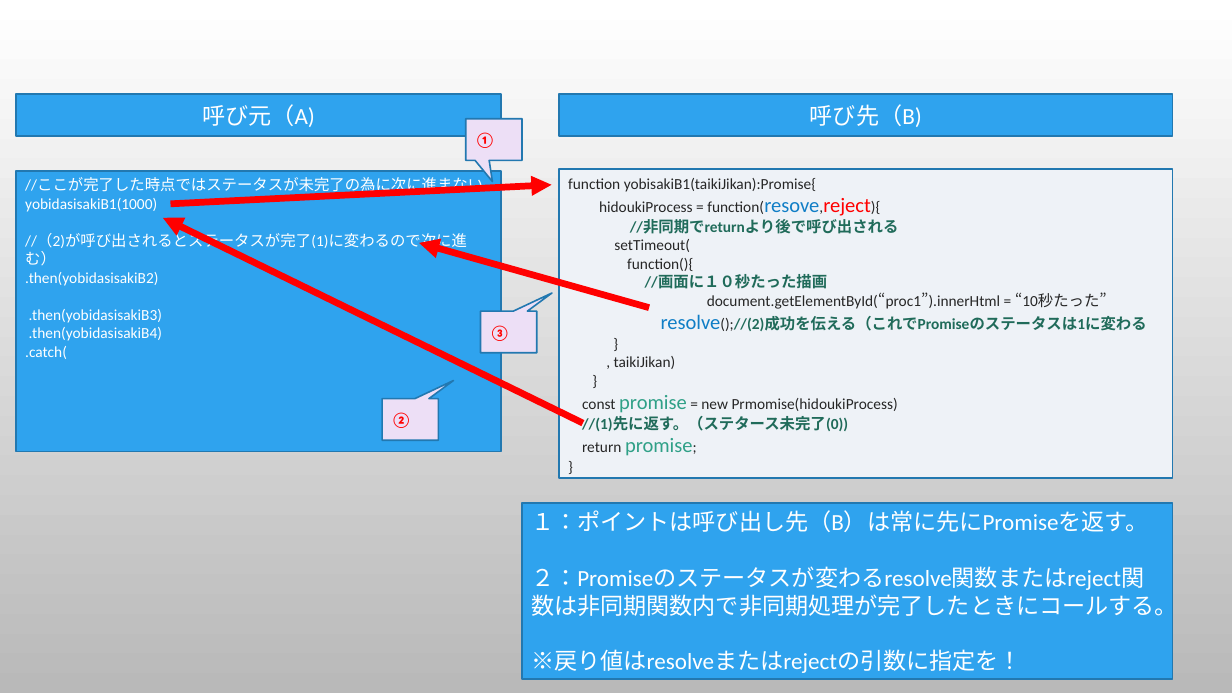
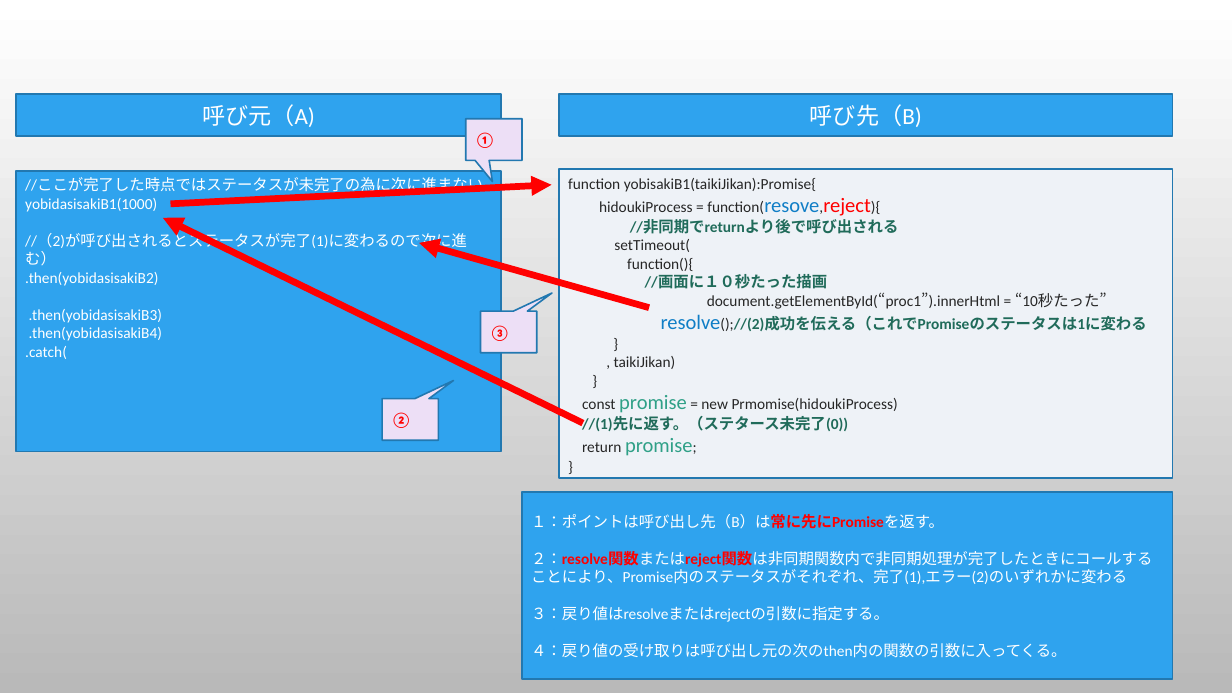
Before and after one commit to hideki-uemura/jsasync_question, a slide deck: slide 18 of 本当は難しいJavaScriptの話.pptx. Drawn at 1232x693 pixels with LibreOffice and Linux fonts; fonts in the diff are those of the drawing; background and template pictures are left out. Boxes give left, top, right and bottom in pixels: in the first picture for what was removed or moved away, otherwise in the second. Text is boxed around its words. In the diff, an @@ line names an element or a change of style, - is before the commit and + after.

```diff
--- a/本当は難しいJavaScriptの話.pptx
+++ b/本当は難しいJavaScriptの話.pptx
@@ rectangle "１：ポイントは呼び出し先（B）は常に先にPromiseを返す。": place and size @@
-rectangle "１：ポイントは呼び出し先（B）は常に先にPromiseを返す。" at [522, 503, 1173, 679]
+rectangle "１：ポイントは呼び出し先（B）は常に先にPromiseを返す。" at [522, 493, 1173, 679]
@@ text in rectangle at [531, 514, 944, 529]: size 18 to 12 pt, text colour #FFFFFF to #FF0000, bold on in "１：ポイントは呼び出し先（B）は常に先にPromiseを返す。" @@
@@ text in rectangle at [531, 551, 1152, 658]: text changed; size 18 to 12 pt @@
-２：Promiseのステータスが変わるresolve関数またはreject関数は非同期関数内で非同期処理が完了したときにコールする。
-※戻り値はresolveまたはrejectの引数に指定を！
+２：resolve関数またはreject関数は非同期関数内で非同期処理が完了したときにコールすることにより、Promise内のステータスがそれぞれ、完了(1),エラー(2)のいずれかに変わる
+３：戻り値はresolveまたはrejectの引数に指定する。
+４：戻り値の受け取りは呼び出し元の次のthen内の関数の引数に入ってくる。
```
Also in this commit, not shown: 4 other slides changed, 1 other file.
